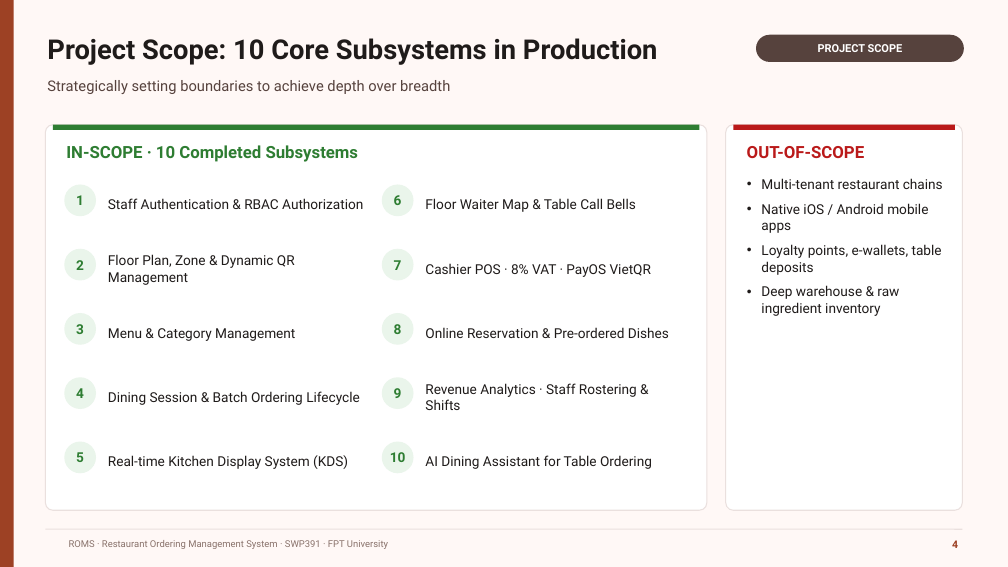
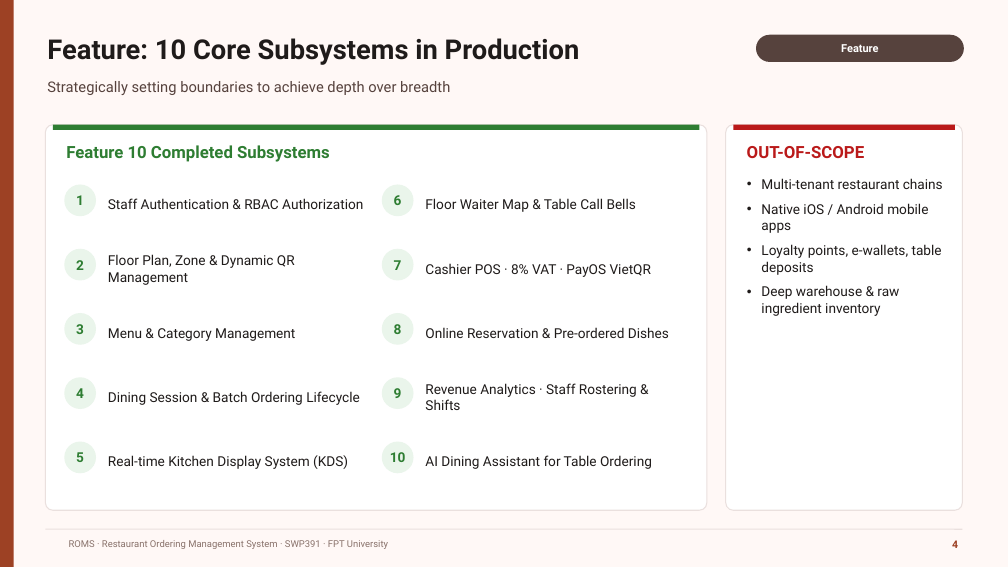
Before and after one commit to GROUP6-ROMS/Restaurant-Ordering-Management-System-ROMS, a slide deck: slide 4 of slide/ROMS_Bao_ve_SWP391.pptx. Drawn at 1008x567 pixels with LibreOffice and Linux fonts; fonts in the diff are those of the drawing; background and template pictures are left out. Boxes give left, top, right and bottom in pixels: in the first picture for what was removed or moved away, otherwise in the second. Text is boxed around its words. In the diff, an @@ line names an element or a change of style, - is before the commit and + after.

```diff
--- a/slide/ROMS_Bao_ve_SWP391.pptx
+++ b/slide/ROMS_Bao_ve_SWP391.pptx
@@ text at bbox=[47, 38, 580, 65]: text changed @@
-Project Scope: 10 Core Subsystems in Production
+Feature: 10 Core Subsystems in Production
@@ text in rounded rectangle at bbox=[841, 44, 878, 52]: text changed @@
-PROJECT SCOPE
+Feature
@@ text at bbox=[66, 145, 330, 162]: text changed @@
-IN-SCOPE · 10 Completed Subsystems
+Feature 10 Completed Subsystems
```
Also in this commit, not shown: 3 other slides changed, 1 slide removed, 17 other files.
